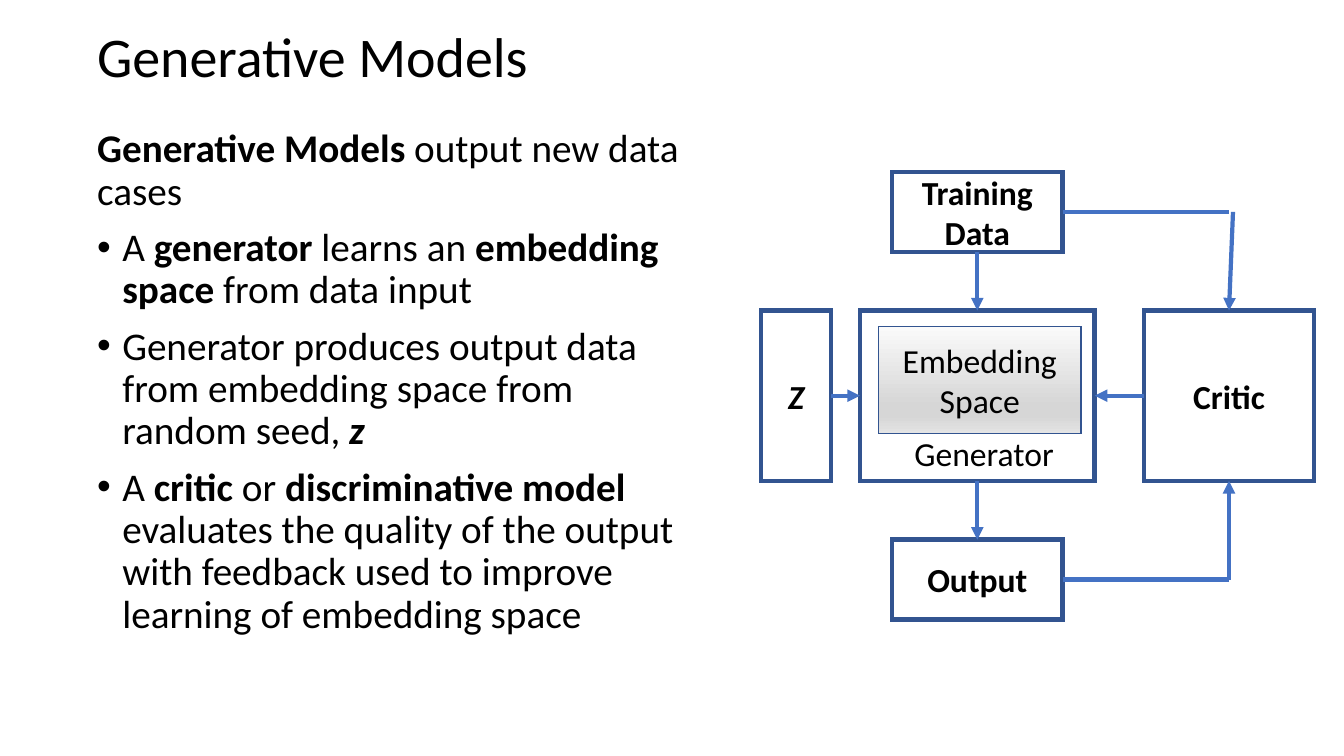
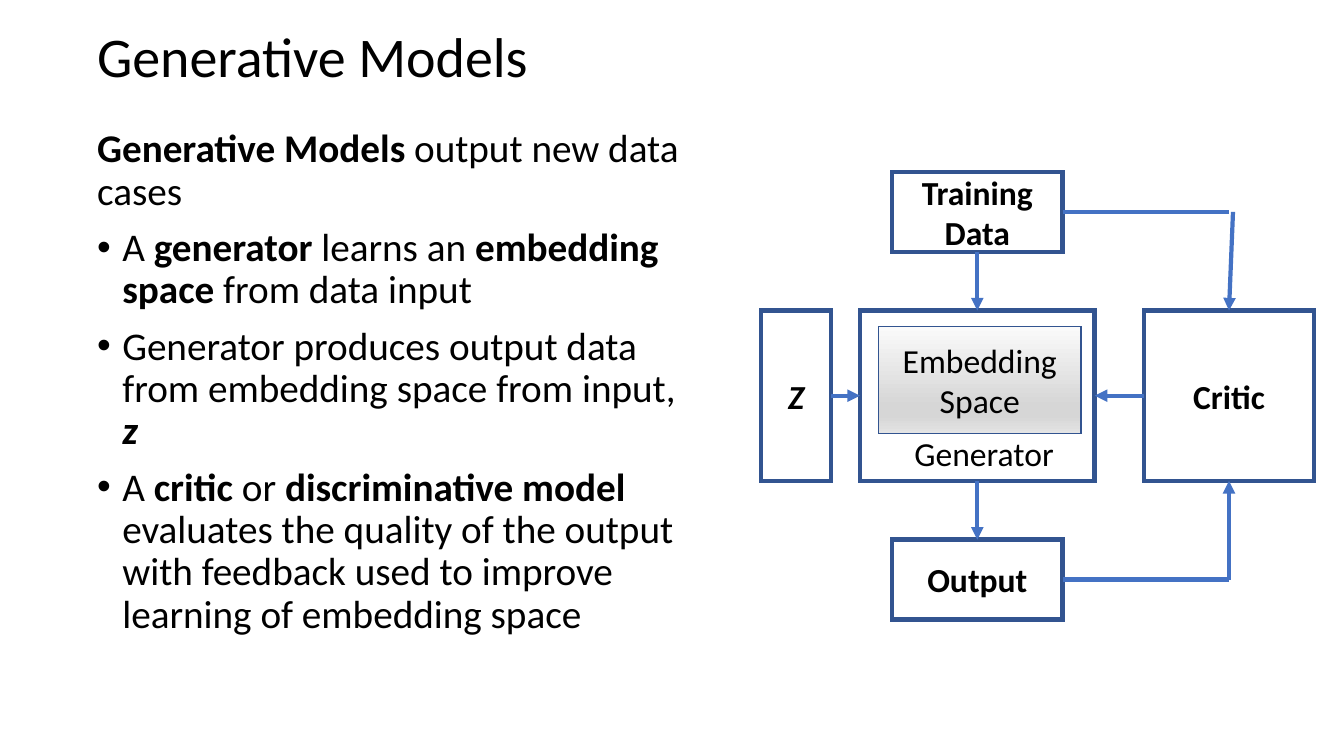
Before and after one commit to StephenElston/MachineLearning530, a slide deck: slide 25 of Lesson3/3_IntroducitonToRnns.pptx. Drawn at 1344x756 pixels with LibreOffice and Linux fonts; fonts in the diff are those of the drawing. Boxes give left, top, right and bottom in pixels: in the first picture for what was removed or moved away, otherwise in the second. Text is boxed around its words. In the diff, an @@ line names an element or a change of style, - is before the commit and + after.

```diff
--- a/Lesson3/3_IntroducitonToRnns.pptx
+++ b/Lesson3/3_IntroducitonToRnns.pptx
@@ text at <box>122,332,676,444</box>: text changed @@
-• Generator produces output data from embedding space from random seed, z
+• Generator produces output data from embedding space from input, z
```
Also in this commit, not shown: 3 other slides changed.
